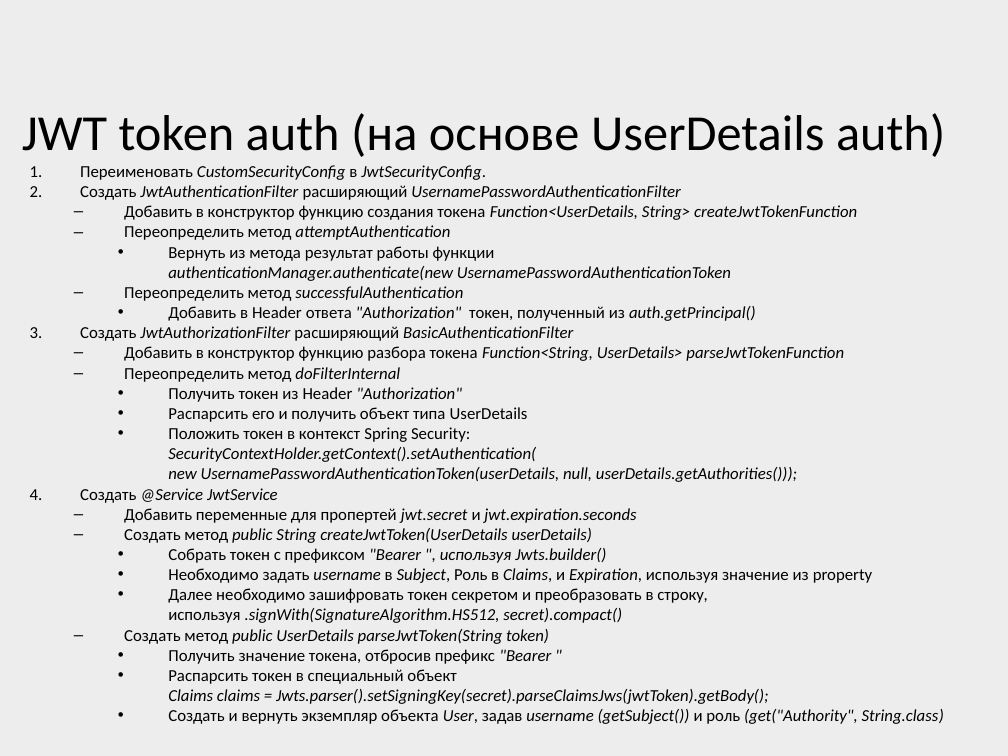
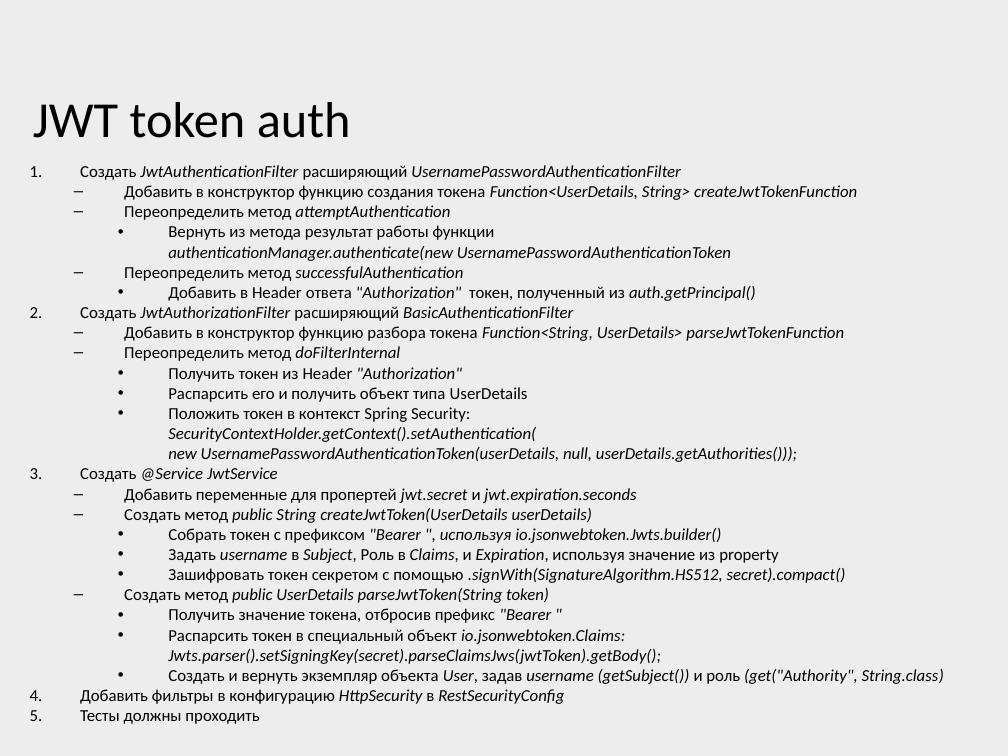
Before and after one commit to ArtemVChukin/rest-security-server, a slide deck: slide 4 of SpringSecurity.pptx. Drawn at 1008x756 pixels with LibreOffice and Linux fonts; fonts in the diff are those of the drawing; background and template pictures are left out. Boxes give left, top, right and bottom in pixels: in the first picture for what was removed or moved away, otherwise in the second. Text is boxed around its words. In the diff, an @@ line names an element or a change of style, - is before the commit and + after.

```diff
--- a/SpringSecurity.pptx
+++ b/SpringSecurity.pptx
@@ title at [33, 102, 351, 138]: text changed @@
-JWT token auth (на основе UserDetails auth)
+JWT token auth
@@ text at [80, 165, 486, 180]: paragraph removed @@
-1. Переименовать CustomSecurityConfig в JwtSecurityConfig.
@@ text at [168, 528, 846, 583]: text changed; italic on @@
-    • Собрать токен с префиксом "Bearer ", используя Jwts.builder()
-    • Необходимо задать username в Subject, Роль в Claims, и Expiration, используя значение из property
-    • Далее необходимо зашифровать токен секретом и преобразовать в строку, используя .signWith(SignatureAlgorithm.HS512, secret).compact()
+    • Собрать токен с префиксом "Bearer ", используя io.jsonwebtoken.Jwts.builder()
+    • Задать username в Subject, Роль в Claims, и Expiration, используя значение из property
+    • Зашифровать токен секретом с помощью .signWith(SignatureAlgorithm.HS512, secret).compact()
@@ text at [168, 629, 661, 664]: text changed @@
-    • Распарсить токен в специальный объект
-      Claims claims = Jwts.parser().setSigningKey(secret).parseClaimsJws(jwtToken).getBody();
+    • Распарсить токен в специальный объект io.jsonwebtoken.Claims: Jwts.parser().setSigningKey(secret).parseClaimsJws(jwtToken).getBody();
@@ text at [80, 689, 564, 724]: paragraphs added @@
+4. Добавить фильтры в конфигурацию HttpSecurity в RestSecurityConfig
+5. Тесты должны проходить
```
Also in this commit, not shown: 3 other slides changed.
